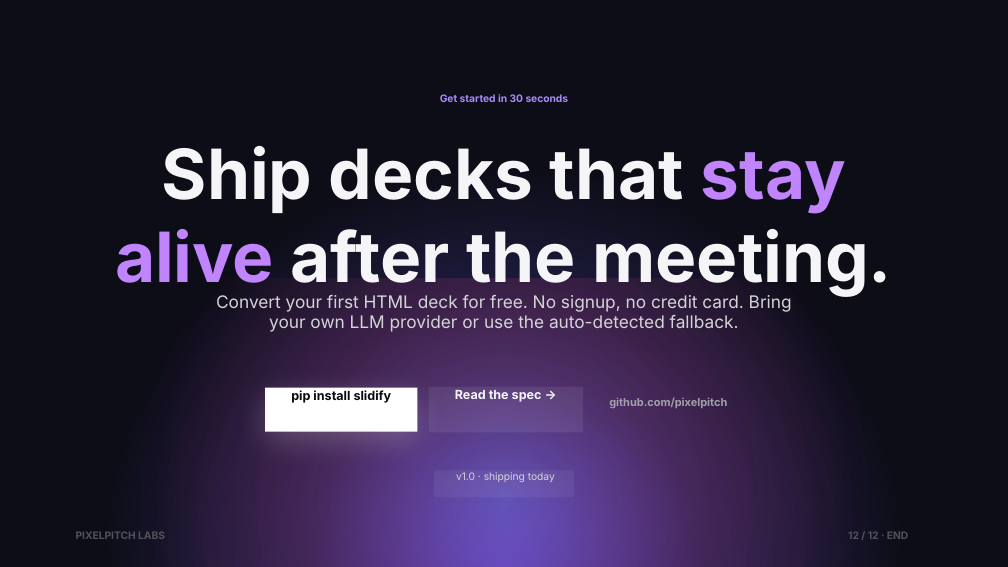
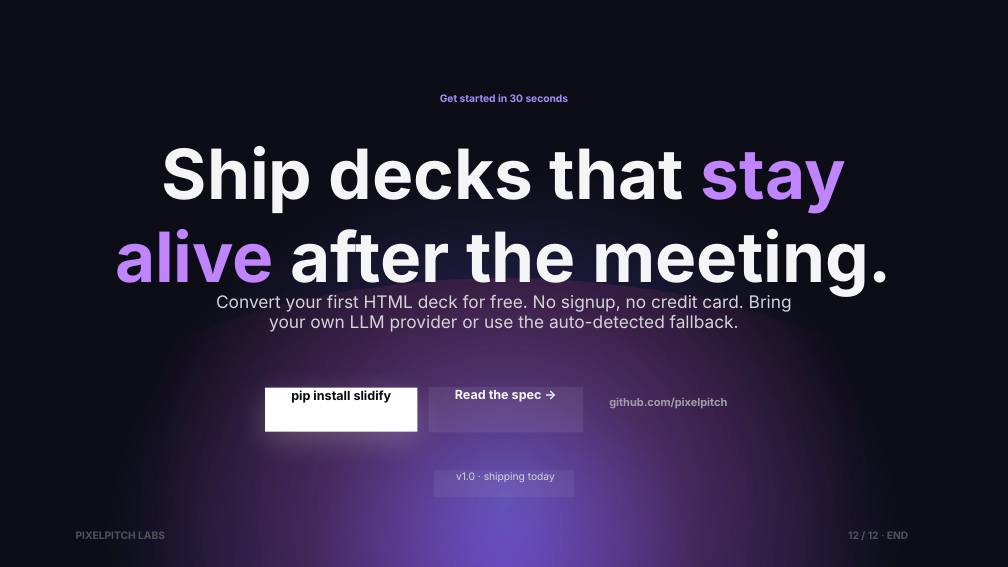
Before and after one commit to vamsiramakrishnan/pixelpitch, a slide deck: slide 12 of examples/sophisticated/deck.pptx. Drawn at 1008x567 pixels with LibreOffice and Linux fonts; fonts in the diff are those of the drawing. Boxes give left, top, right and bottom in pixels: in the first picture for what was removed or moved away, otherwise in the second. Text is boxed around its words. In the diff, an @@ line names an element or a change of style, - is before the commit and + after.

```diff
--- a/examples/sophisticated/deck.pptx
+++ b/examples/sophisticated/deck.pptx
@@ ellipse at <box>32,278,977,567</box>: rectangle to ellipse @@
```
Also in this commit, not shown: 8 other slides changed, 22 other files.
